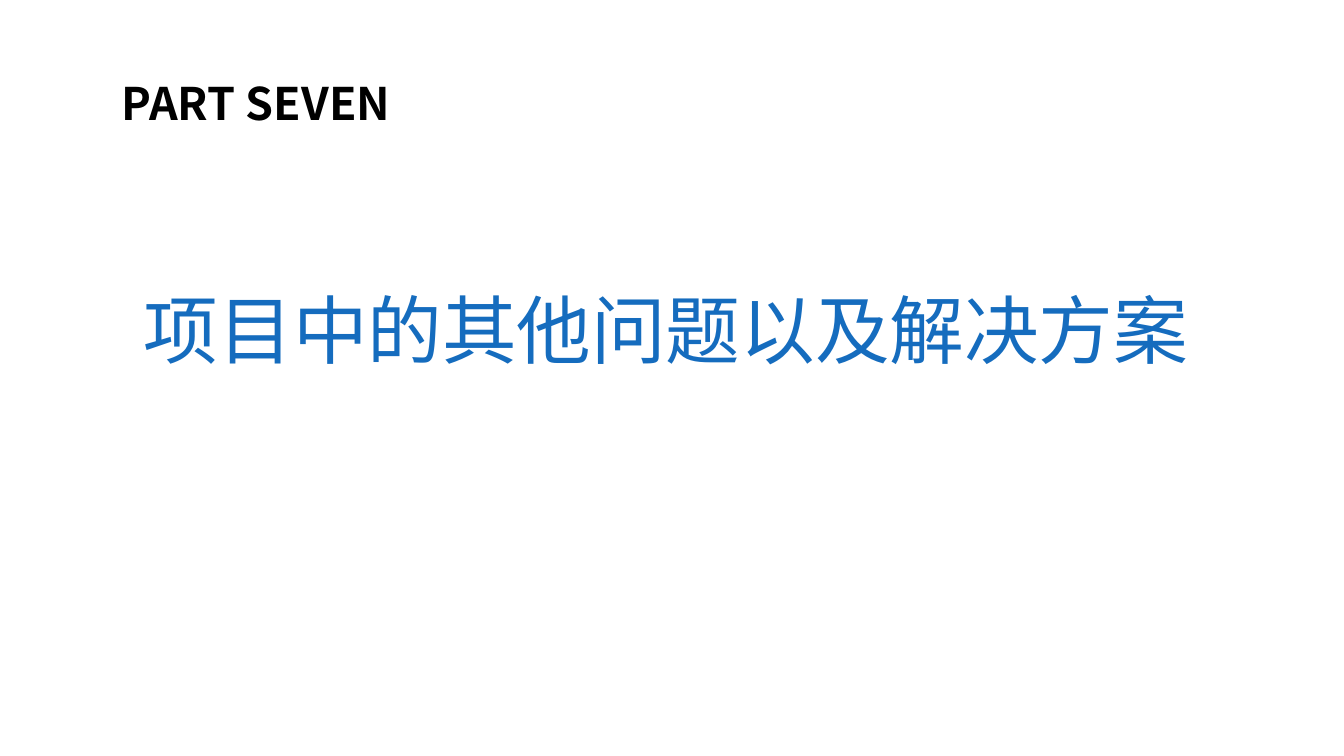
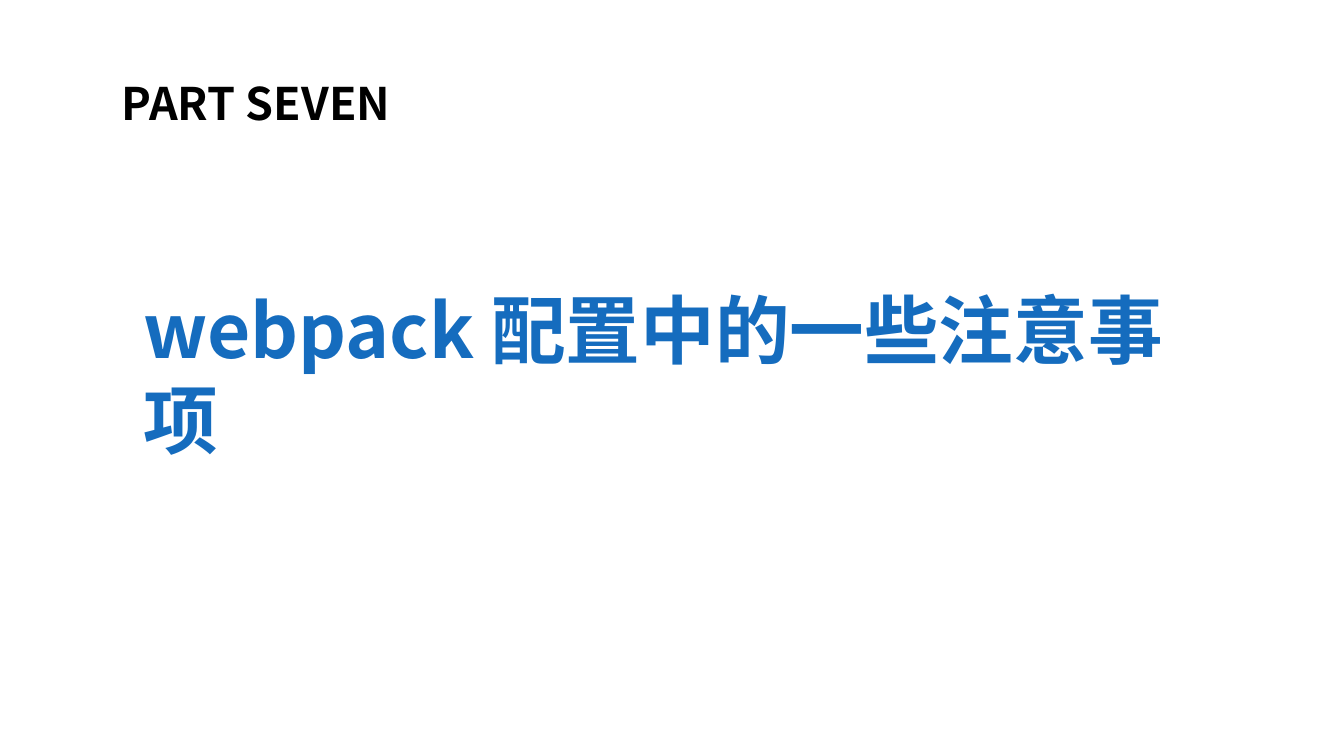
Before and after one commit to aYangLi/webpack-share, a slide deck: slide 21 of 20171208-李晨阳-Vue.js多页面项目Webpack配置方案.pptx. Drawn at 1344x756 pixels with LibreOffice and Linux fonts; fonts in the diff are those of the drawing; background and template pictures are left out. Boxes give left, top, right and bottom in pixels: in the first picture for what was removed or moved away, otherwise in the second. Text is boxed around its words. In the diff, an @@ line names an element or a change of style, - is before the commit and + after.

Commit message:
添加一些注释

```diff
--- a/20171208-李晨阳-Vue.js多页面项目Webpack配置方案.pptx
+++ b/20171208-李晨阳-Vue.js多页面项目Webpack配置方案.pptx
@@ text at (144, 293, 1162, 374): text changed; bold on @@
-项目中的其他问题以及解决方案
+webpack 配置中的一些注意事项
```
Also in this commit, not shown: 1 other slide changed, 2 other files.
